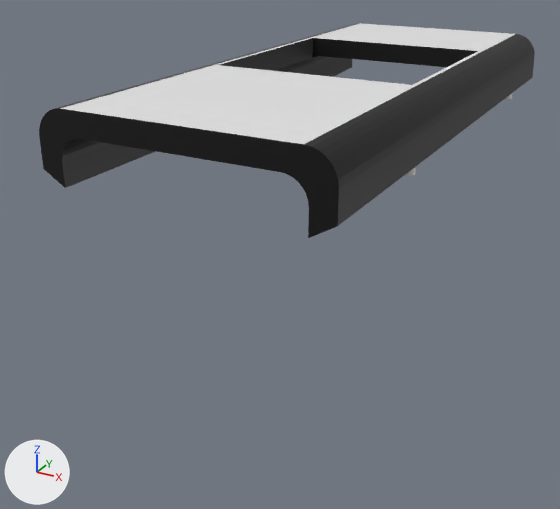
Renders of the Blender file 3D_FILES/box.blend from each side of a commit.
Both versions are drawn from a 50 mm lens placed at (0.0439, -0.1015, 0.0359), pointed at (-0.0058, -0.0111, -0.0093). Lighting does not change. The marker at lower left points along +X, +Y and +Z. The older version comes first.

In view in the first picture: 'pegs'.
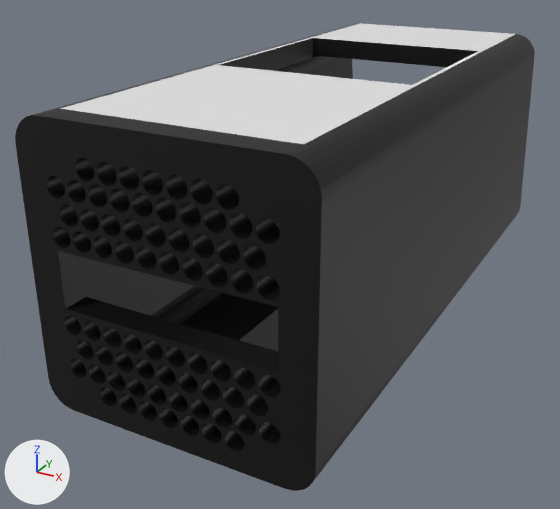
Boxes [x1, y1, x2, y2] around the edits, measured in the pictures (560 x 509 px):
'back.002', shown (black): after [15, 109, 339, 491]
'case', shown (black): after [82, 68, 532, 462]

What the commit changed:
Object 'case' (ob_case) is now shown.
Object 'heat' (ob_heat) is now shown.
Object 'back.002' (ob_back_002) is now shown.
